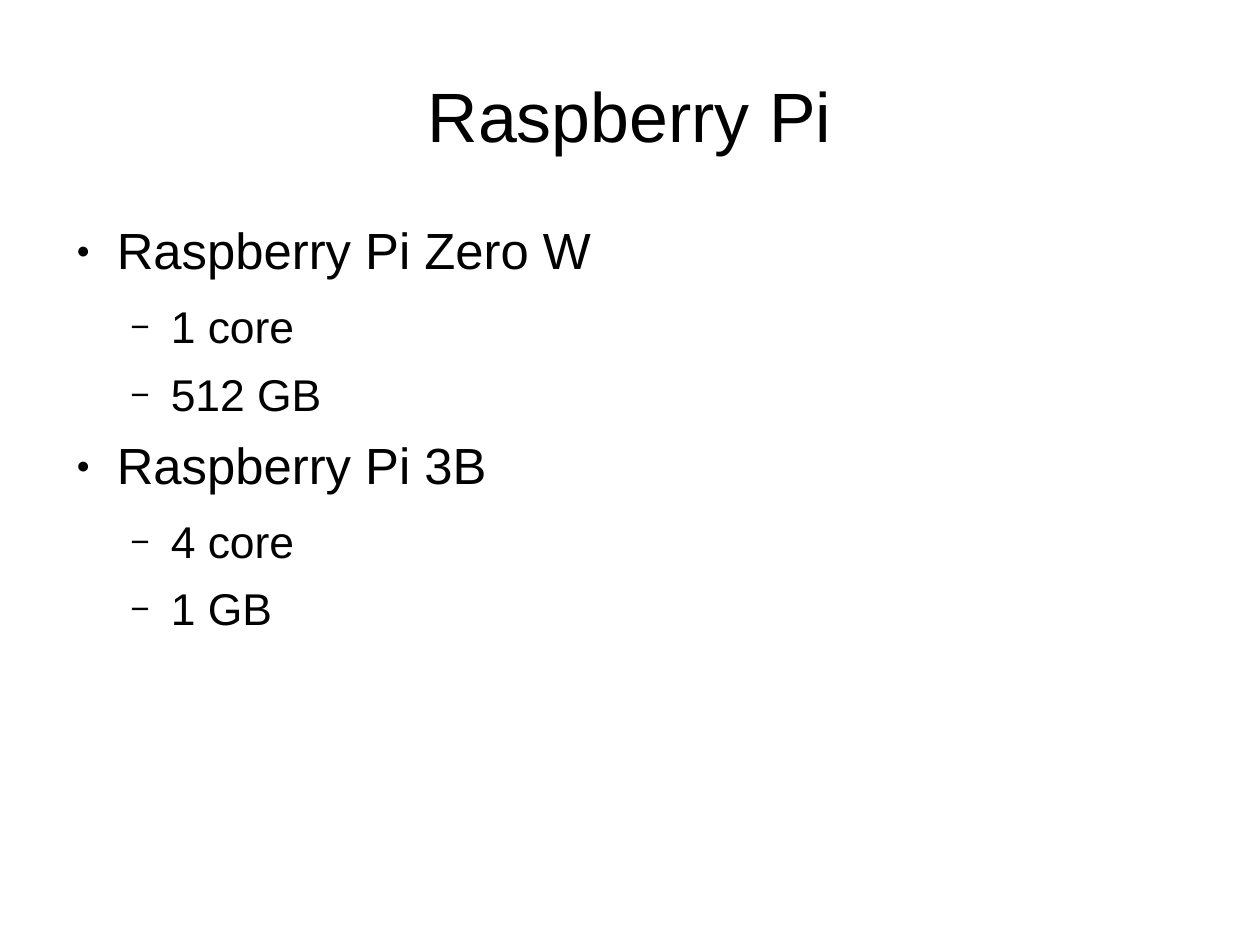
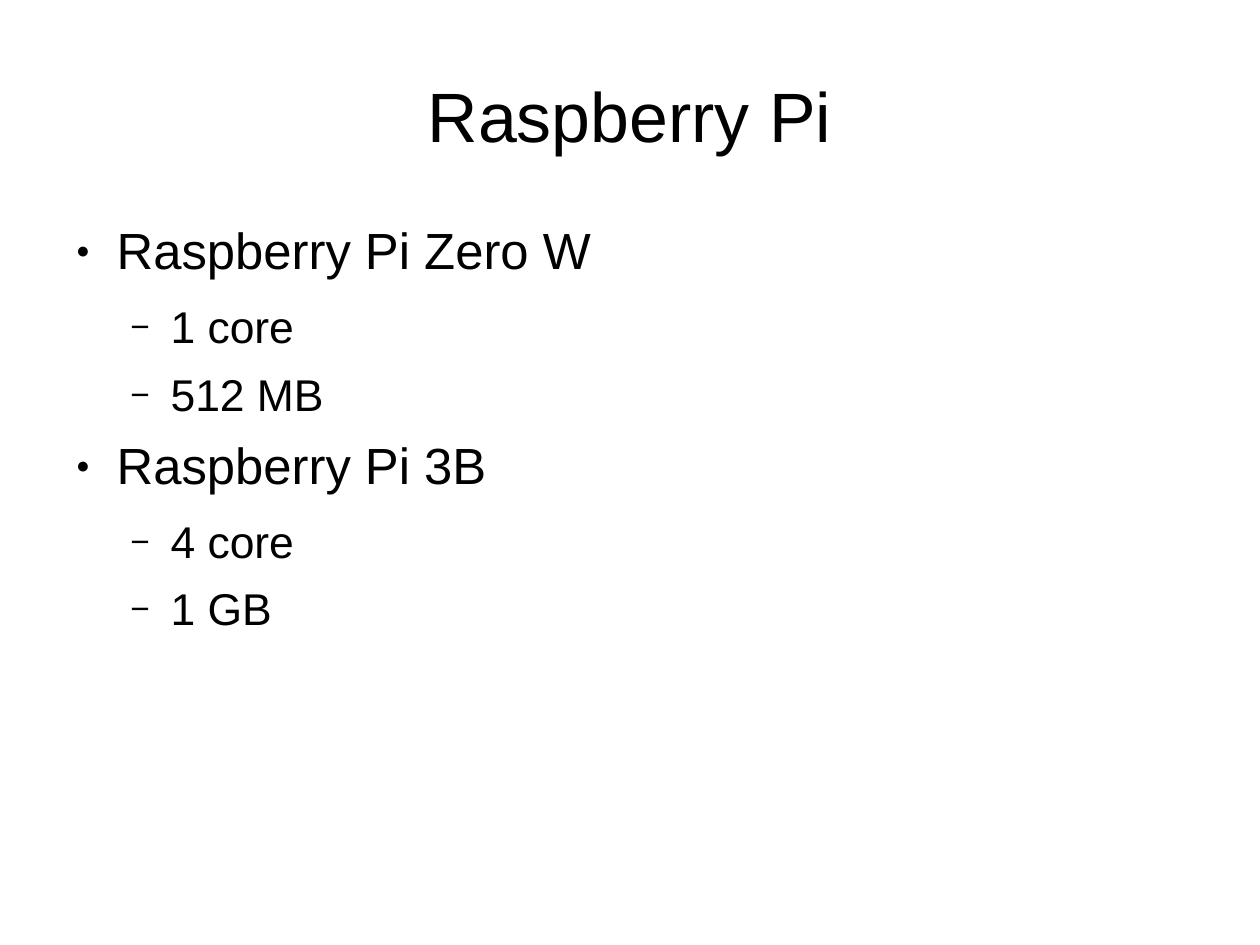
Before and after one commit to develone/EKIS, a slide deck: slide 2 of presentations/Raspberrypi_intro.ppt. Drawn at 1260x945 pixels with LibreOffice and Linux fonts; fonts in the diff are those of the drawing. Boxes give left, top, right and bottom in pixels: in the first picture for what was removed or moved away, otherwise in the second. Text is boxed around its words. In the diff, an @@ line names an element or a change of style, - is before the commit and + after.

```diff
--- a/presentations/Raspberrypi_intro.ppt
+++ b/presentations/Raspberrypi_intro.ppt
@@ text at bbox=[171, 380, 324, 412]: text changed @@
-  − 512 GB
+  − 512 MB
```
Also in this commit, not shown: 1 other slide changed.
